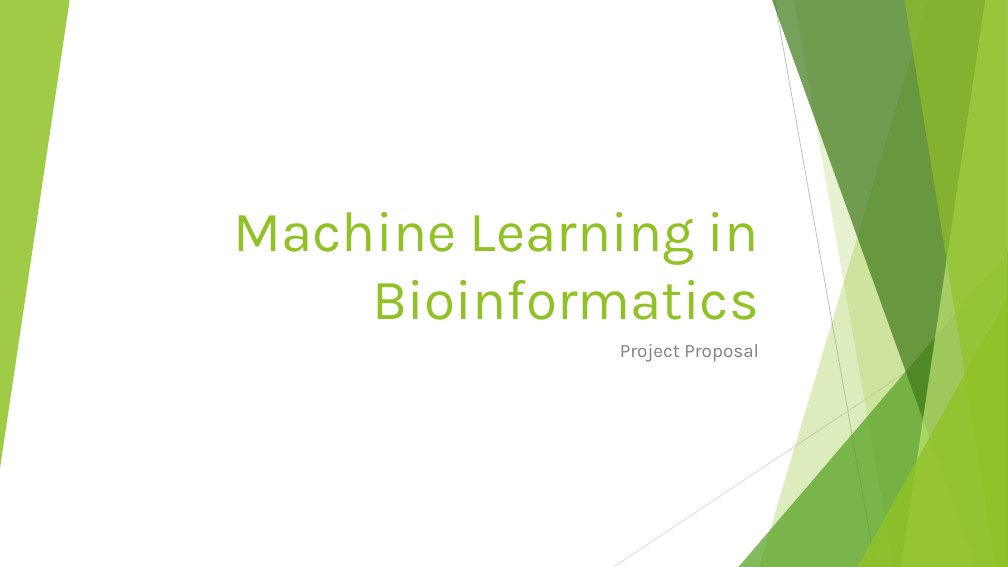
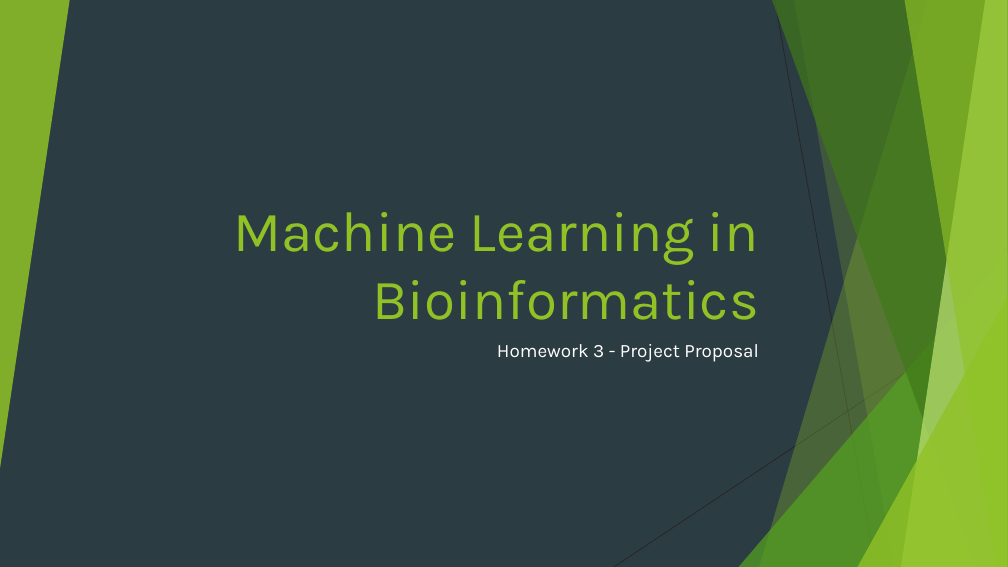
Before and after one commit to elindgren/project_mlbioinf, a slide deck: slide 1 of presentations/project_proposal.pptx. Drawn at 1008x567 pixels with LibreOffice and Linux fonts; fonts in the diff are those of the drawing. Boxes give left, top, right and bottom in pixels: in the first picture for what was removed or moved away, otherwise in the second. Text is boxed around its words. In the diff, an @@ line names an element or a change of style, - is before the commit and + after.

```diff
--- a/presentations/project_proposal.pptx
+++ b/presentations/project_proposal.pptx
@@ background #FFFFFF to #2C3C43 @@
@@ line (775, 0) - (876, 567): stroke #BFBFBF 0.75 pt to #262626 0.75 pt @@
@@ line (1008, 305) - (614, 567): stroke #D9D9D9 0.75 pt to #262626 0.75 pt @@
@@ subtitle at bbox=[497, 344, 759, 362]: text changed; text colour #808080 to #FFFFFF @@
-Project Proposal
+Homework 3 - Project Proposal
```
Also in this commit, not shown: 1 other slide changed, 4 other files.
